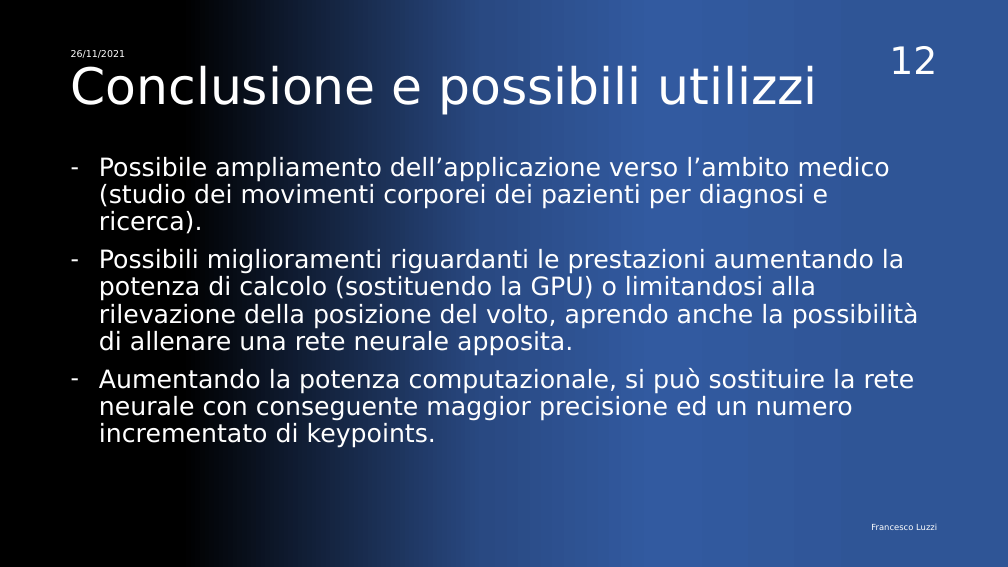
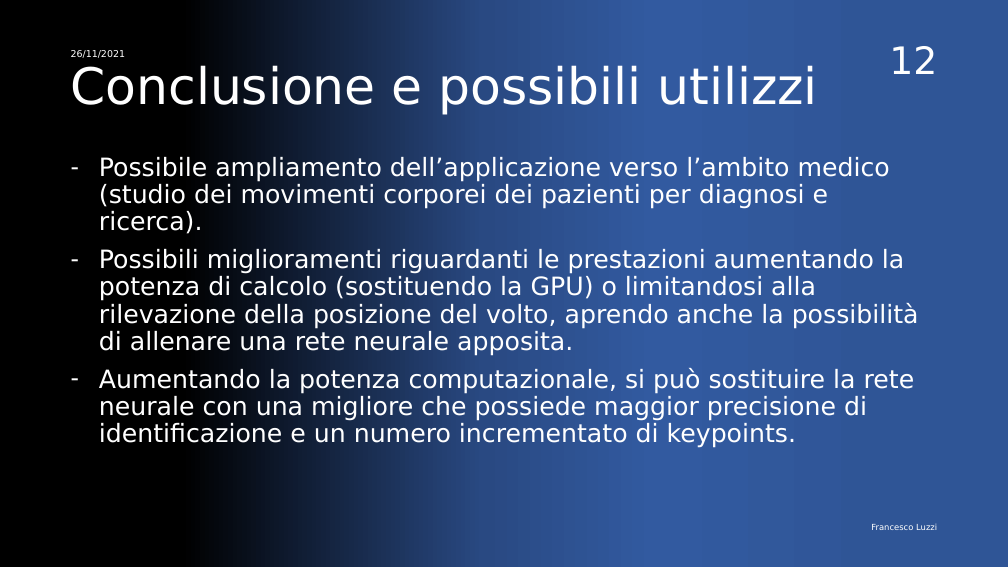
Before and after one commit to FrancescoLuzzi/Tesi, a slide deck: slide 12 of Presentazione.pptx. Drawn at 1008x567 pixels with LibreOffice and Linux fonts; fonts in the diff are those of the drawing. Boxes give left, top, right and bottom in pixels: in the first picture for what was removed or moved away, otherwise in the second. Text is boxed around its words. In the diff, an @@ line names an element or a change of style, - is before the commit and + after.

Commit message:
update

```diff
--- a/Presentazione.pptx
+++ b/Presentazione.pptx
@@ subtitle at box(99, 367, 915, 448): text changed @@
-– Aumentando la potenza computazionale, si può sostituire la rete neurale con conseguente maggior precisione ed un numero incrementato di keypoints.
+– Aumentando la potenza computazionale, si può sostituire la rete neurale con una migliore che possiede maggior precisione di identificazione e un numero incrementato di keypoints.
```
